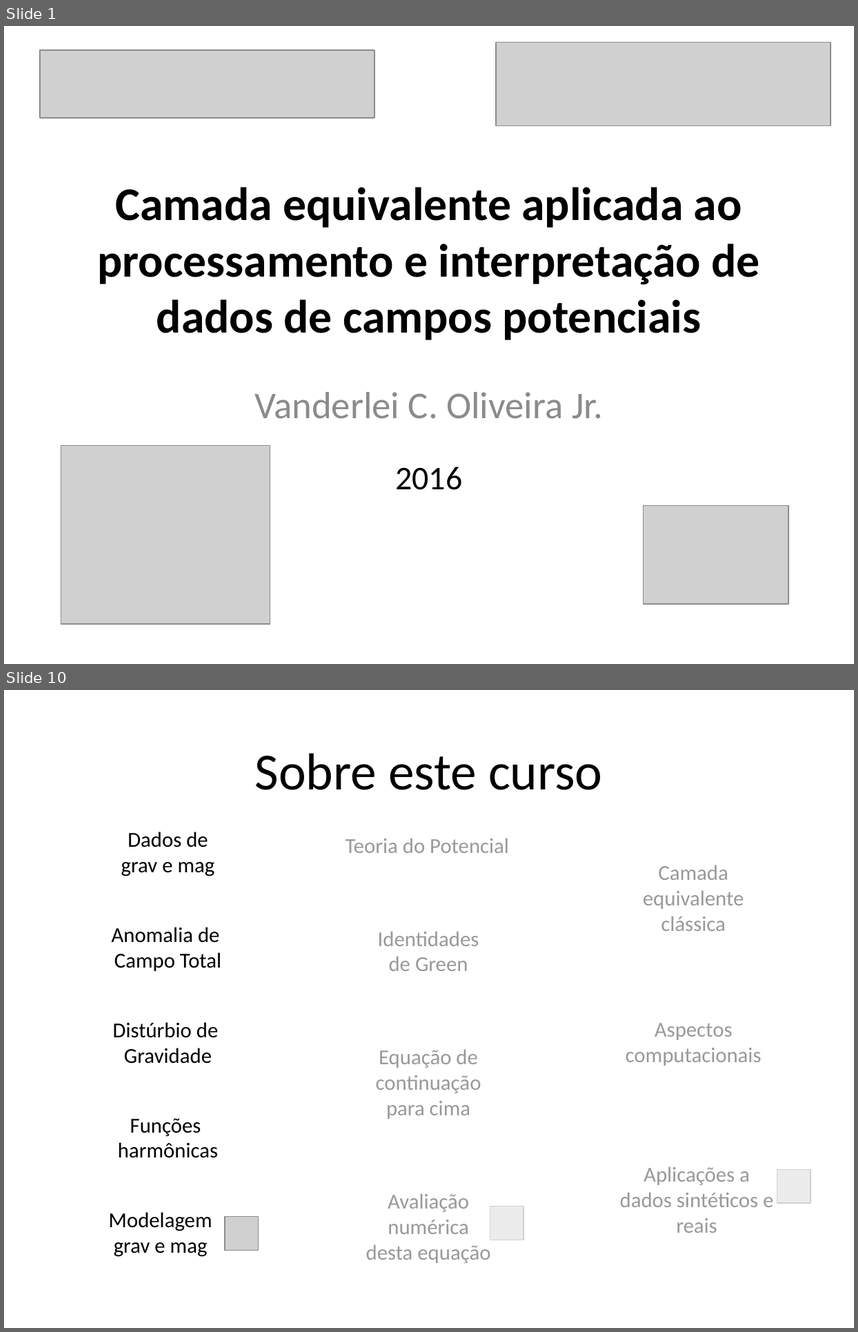
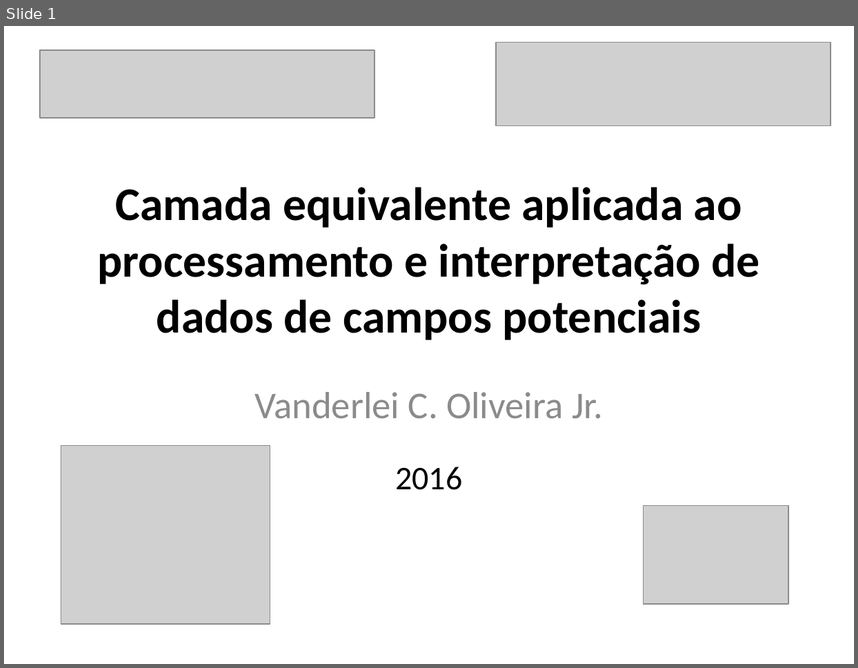
Before and after one commit to pinga-lab/CE-VII-SimBGf-2016, a slide deck: slides/1_apresentacao.pptx. Shown one above the other, each under a label of ours: slides 1 and 10 before the commit, slide 1 after it; the slides between them are not shown. The pictures are 858x1332 and 858x668 pixels, drawn with LibreOffice and Linux fonts; fonts in the diff are those of the drawing; grey boxes stand for pictures. Boxes give left, top, right and bottom in pixels: in the first picture for what was removed or moved away, otherwise in the second. Text is boxed around its words. In the diff, an @@ line names an element or a change of style, - is before the commit and + after.

Commit message:
apresentacao do curso e da camada equivalente

```diff
--- a/slides/1_apresentacao.pptx
+++ b/slides/1_apresentacao.pptx
@@ slide 10 removed at bbox=[4, 690, 854, 1328], background #FFFFFF @@
@@ title removed at bbox=[255, 753, 602, 790] @@
-Sobre este curso
@@ text removed at bbox=[121, 831, 215, 876] @@
-Dados de grav e mag
@@ rectangle removed at bbox=[329, 815, 521, 876] @@
@@ text removed at bbox=[346, 838, 509, 853] @@
-Teoria do Potencial
@@ rectangle removed at bbox=[618, 855, 777, 940] @@
@@ text removed at bbox=[643, 865, 744, 931] @@
-Camada equivalente clássica
@@ rectangle removed at bbox=[350, 915, 509, 988] @@
@@ text removed at bbox=[112, 927, 221, 971] @@
-Anomalia de
-Campo Total
@@ text removed at bbox=[378, 931, 479, 971] @@
-Identidades de Green
@@ rectangle removed at bbox=[610, 1012, 785, 1085] @@
@@ text removed at bbox=[113, 1022, 218, 1063] @@
-Distúrbio de
-Gravidade
@@ rectangle removed at bbox=[350, 1034, 509, 1131] @@
@@ text removed at bbox=[626, 1023, 762, 1065] @@
-Aspectos computacionais
@@ text removed at bbox=[376, 1049, 481, 1118] @@
-Equação de continuação para cima
@@ text removed at bbox=[118, 1118, 218, 1158] @@
-Funções
-harmônicas
@@ rectangle removed at bbox=[600, 1149, 825, 1250] @@
@@ rectangle removed at bbox=[348, 1183, 540, 1272] @@
@@ text removed at bbox=[620, 1167, 773, 1232] @@
-Aplicações a dados sintéticos e reais
@@ picture removed at bbox=[777, 1170, 810, 1203] @@
@@ text removed at bbox=[366, 1194, 490, 1263] @@
-Avaliação numérica desta equação
@@ picture removed at bbox=[490, 1206, 524, 1239] @@
@@ text removed at bbox=[109, 1212, 212, 1256] @@
-Modelagem grav e mag
@@ picture removed at bbox=[225, 1216, 258, 1250] @@
```
Also in this commit, not shown: 5 slides changed, 10 slides added, 9 other slides removed, 2 other files.
